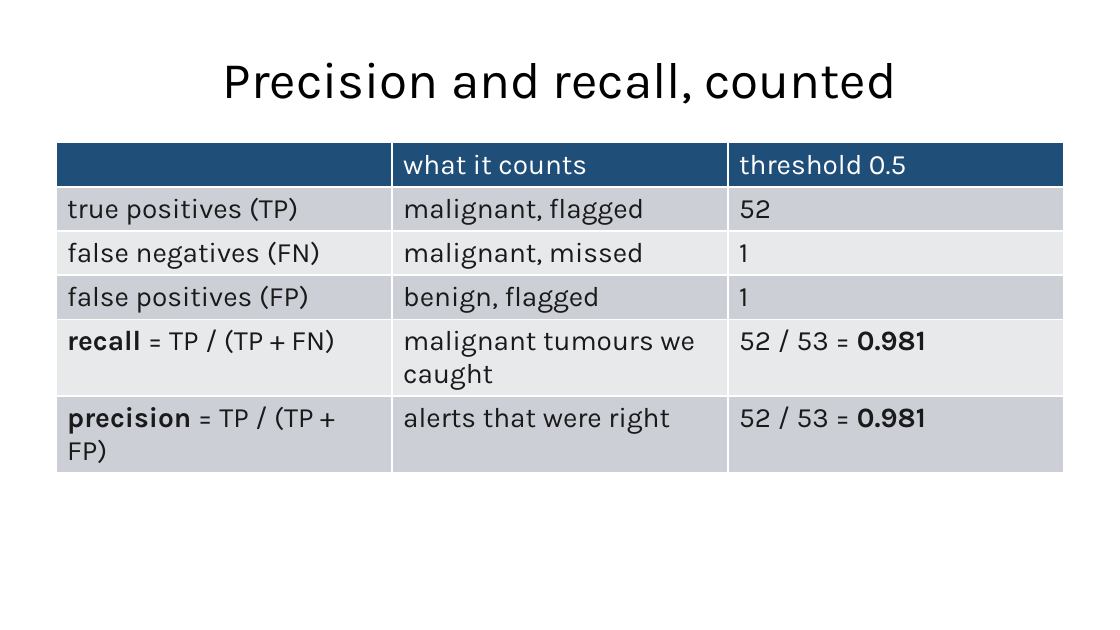
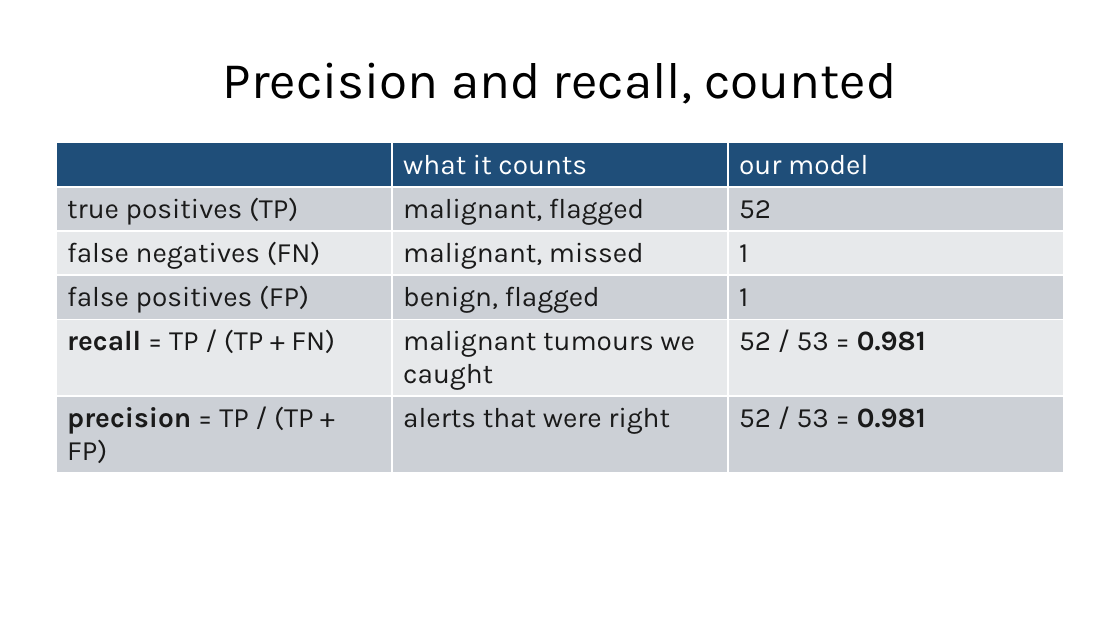
Before and after one commit to fabioantonini/technologies-for-artificial-intelligence, a slide deck: slide 51 of Lessons/01_introduction_and_workflow/Slides/introduction_and_workflow_slides.pptx. Drawn at 1120x630 pixels with LibreOffice and Linux fonts; fonts in the diff are those of the drawing; background and template pictures are left out. Boxes give left, top, right and bottom in pixels: in the first picture for what was removed or moved away, otherwise in the second. Text is boxed around its words. In the diff, an @@ line names an element or a change of style, - is before the commit and + after.

```diff
--- a/Lessons/01_introduction_and_workflow/Slides/introduction_and_workflow_slides.pptx
+++ b/Lessons/01_introduction_and_workflow/Slides/introduction_and_workflow_slides.pptx
@@ table at [56,143,1064,559] @@
-row 1, column 3: threshold 0.5
+row 1, column 3: our model
```
Also in this commit, not shown: 1 slide added, 4 other files.
